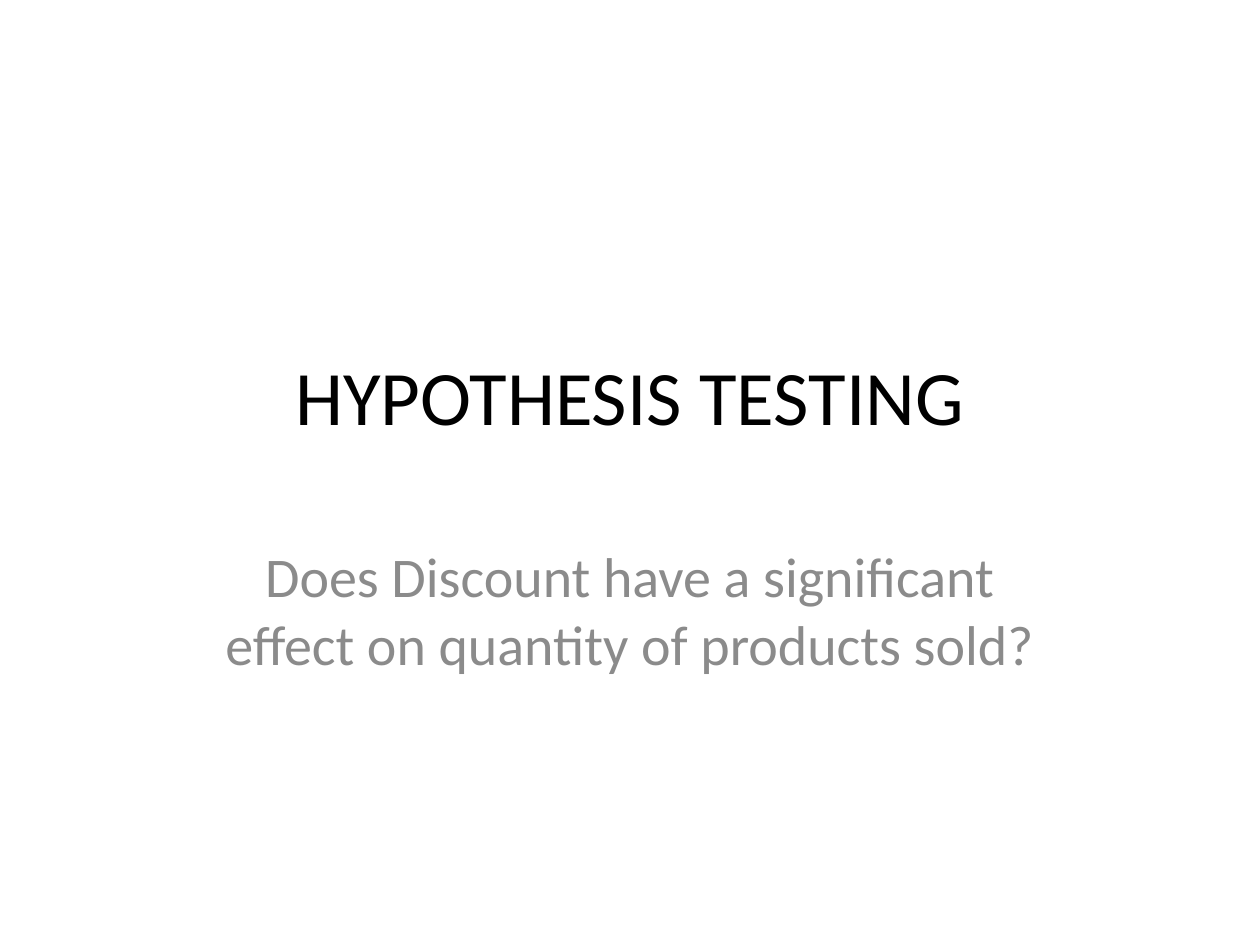
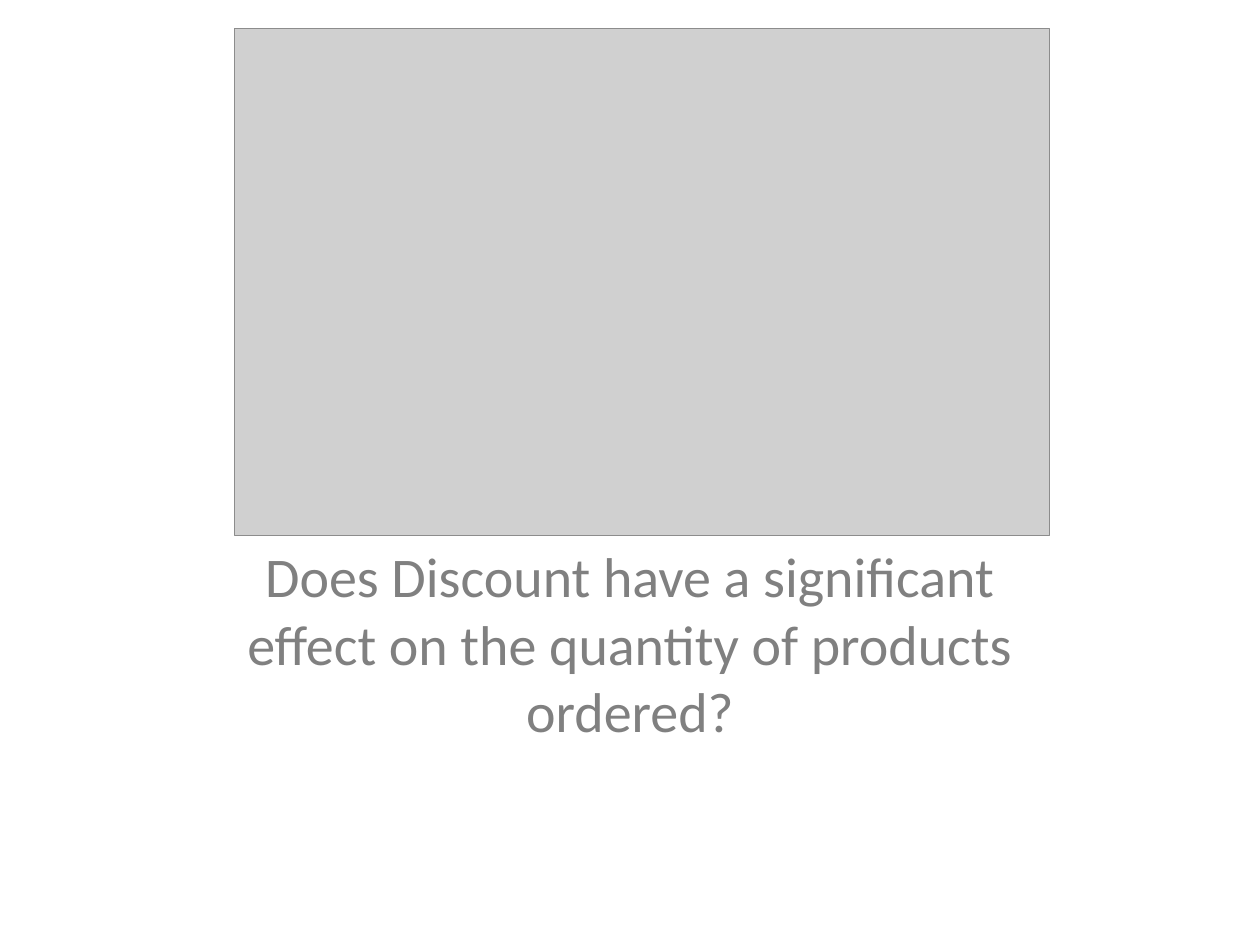
Before and after one commit to Sue-Mir/Module2_Project_Hypothesis_Testing, a slide deck: slide 1 of Project2_HypothesisTesting_NonTechnicalPresentation.pptx. Drawn at 1260x945 pixels with LibreOffice and Linux fonts; fonts in the diff are those of the drawing; grey boxes stand for pictures. Boxes give left, top, right and bottom in pixels: in the first picture for what was removed or moved away, otherwise in the second. Text is boxed around its words. In the diff, an @@ line names an element or a change of style, - is before the commit and + after.

```diff
--- a/Project2_HypothesisTesting_NonTechnicalPresentation.pptx
+++ b/Project2_HypothesisTesting_NonTechnicalPresentation.pptx
@@ picture added at [234,29,1050,536] @@
@@ title removed at [295,375,963,426] @@
-HYPOTHESIS TESTING
@@ subtitle at [247,558,1012,733]: text changed; text colour #8C8C8C to #808080 @@
-Does Discount have a significant effect on quantity of products sold?
+Does Discount have a significant effect on the quantity of products ordered?
```
Also in this commit, not shown: 10 slides added.
